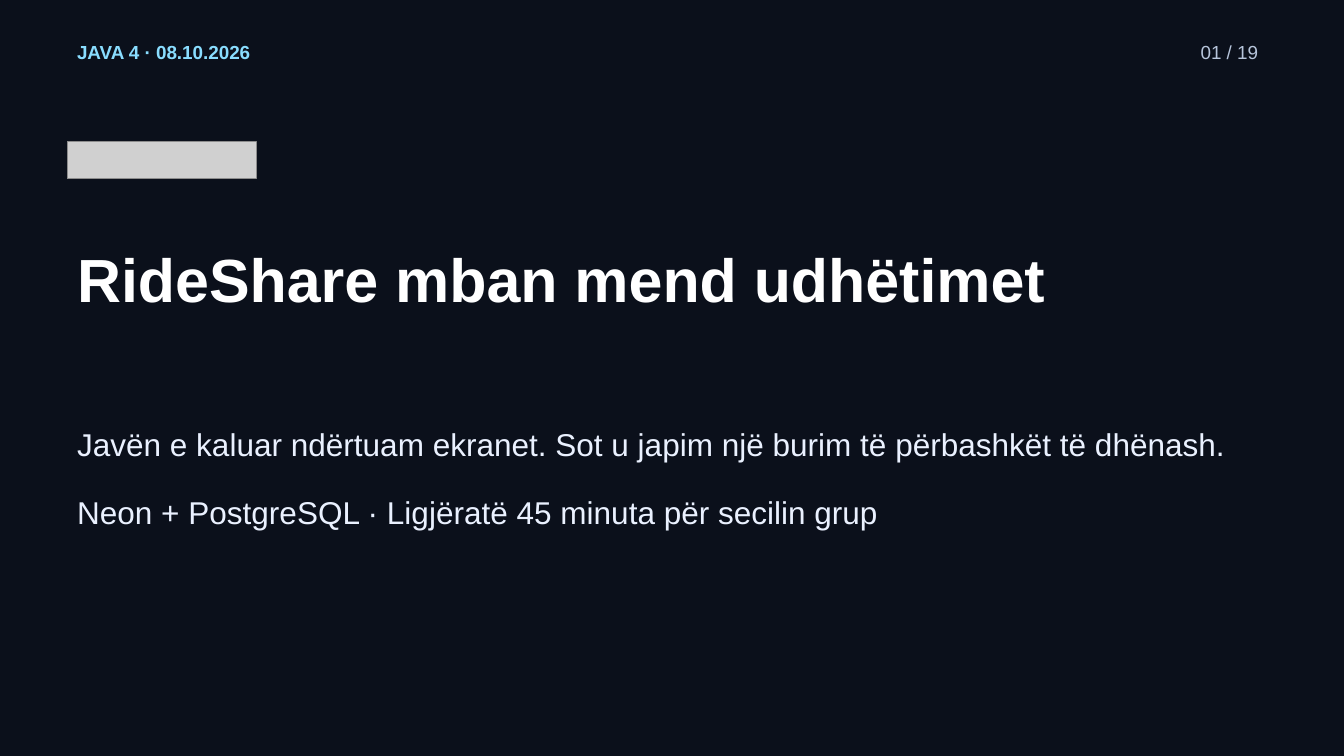
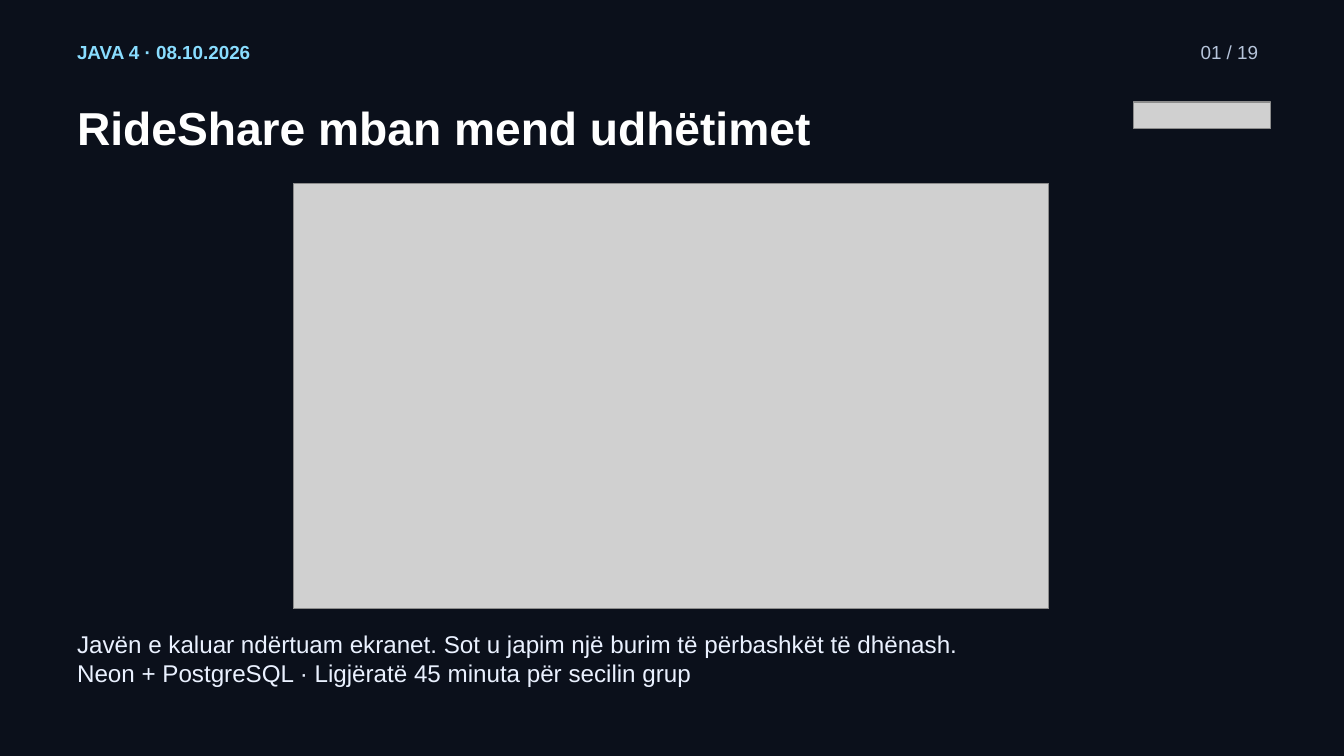
Before and after one commit to arbenl/arbenl.github.io, a slide deck: slide 1 of lendet/2026-2027/mobile/lectures/ligjerata-04-neon-postgresql-rideshare-2026.pptx. Drawn at 1344x756 pixels with LibreOffice and Linux fonts; fonts in the diff are those of the drawing; grey boxes stand for pictures. Boxes give left, top, right and bottom in pixels: in the first picture for what was removed or moved away, otherwise in the second. Text is boxed around its words. In the diff, an @@ line names an element or a change of style, - is before the commit and + after.

```diff
--- a/lendet/2026-2027/mobile/lectures/ligjerata-04-neon-postgresql-rideshare-2026.pptx
+++ b/lendet/2026-2027/mobile/lectures/ligjerata-04-neon-postgresql-rideshare-2026.pptx
@@ text "RideShare mban mend udhëtimet": place and size @@
-text "RideShare mban mend udhëtimet" at [77, 258, 1045, 303]
+text "RideShare mban mend udhëtimet" at [77, 111, 810, 146]
@@ text "RideShare mban mend udhëtimet" at [77, 111, 810, 146]: size 43.5 to 33 pt @@
@@ picture: place and size @@
-picture at [68, 141, 257, 178]
+picture at [1134, 102, 1270, 129]
@@ picture added at [293, 184, 1050, 609] @@
@@ text "Javën e kaluar ndërtuam ekranet. ...": place and size @@
-text "Javën e kaluar ndërtuam ekranet. ..." at [77, 433, 1225, 530]
+text "Javën e kaluar ndërtuam ekranet. ..." at [77, 635, 956, 687]
@@ text "Javën e kaluar ndërtuam ekranet. ..." at [77, 635, 956, 687]: size 22.5 to 17.2 pt @@
```
Also in this commit, not shown: 14 other files.
